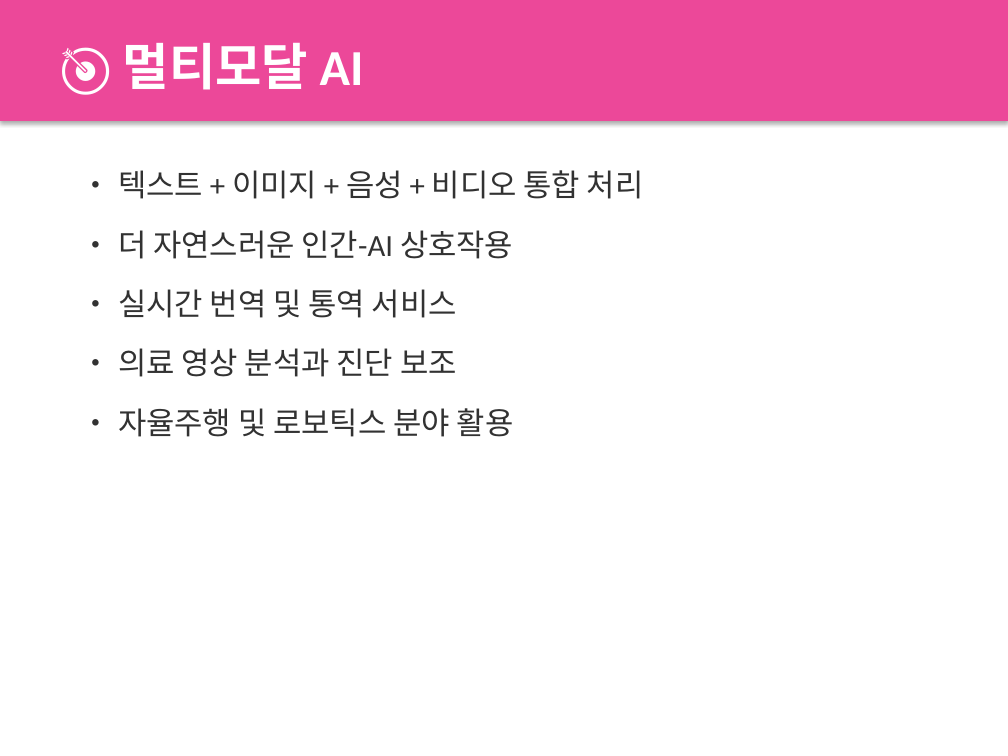
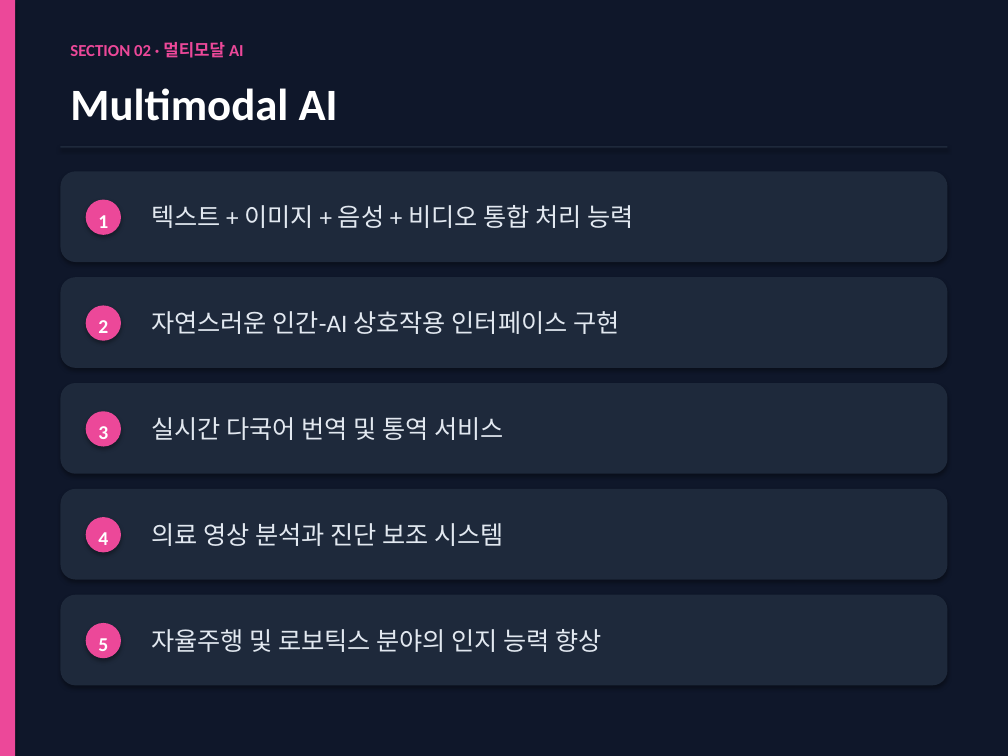
Before and after one commit to lucent77/ClaudeCode, a slide deck: slide 6 of AI_Trends_2025.pptx. Drawn at 1008x756 pixels with LibreOffice and Linux fonts; fonts in the diff are those of the drawing. Boxes give left, top, right and bottom in pixels: in the first picture for what was removed or moved away, otherwise in the second. Text is boxed around its words. In the diff, an @@ line names an element or a change of style, - is before the commit and + after.

```diff
--- a/AI_Trends_2025.pptx
+++ b/AI_Trends_2025.pptx
@@ rectangle: place and size @@
-rectangle at bbox=[0, 0, 1008, 121]
+rectangle at bbox=[0, 0, 1008, 756]
@@ rectangle at bbox=[0, 0, 1008, 756]: fill #EC4899 to #0F172A @@
@@ rectangle added at bbox=[0, 0, 15, 756], fill #EC4899 @@
@@ text at bbox=[70, 42, 244, 58]: text changed; size 36 to 12 pt; text colour #FFFFFF to #EC4899 @@
-🎯 멀티모달 AI
+SECTION 02 · 멀티모달 AI
@@ text added at bbox=[70, 88, 338, 121], 32 pt, text #FFFFFF, bold @@
+Multimodal AI
@@ rectangle added at bbox=[60, 146, 948, 147], fill #1E293B @@
@@ rounded rectangle added at bbox=[60, 171, 948, 262], fill #1E293B @@
@@ text removed at bbox=[118, 170, 644, 437] @@
-• 텍스트 + 이미지 + 음성 + 비디오 통합 처리
-• 더 자연스러운 인간-AI 상호작용
-• 실시간 번역 및 통역 서비스
-• 의료 영상 분석과 진단 보조
-• 자율주행 및 로보틱스 분야 활용
@@ ellipse added at bbox=[86, 200, 121, 235], fill #EC4899 @@
@@ text added at bbox=[151, 205, 633, 228], 18 pt, text #E2E8F0 @@
+텍스트 + 이미지 + 음성 + 비디오 통합 처리 능력
@@ text added at bbox=[98, 215, 108, 228], 14 pt, text #FFFFFF, bold @@
+1
@@ rounded rectangle added at bbox=[60, 277, 948, 368], fill #1E293B @@
@@ ellipse added at bbox=[86, 305, 121, 341], fill #EC4899 @@
@@ text added at bbox=[98, 320, 108, 333], 14 pt, text #FFFFFF, bold @@
+2
@@ text added at bbox=[151, 311, 619, 334], 18 pt, text #E2E8F0 @@
+자연스러운 인간-AI 상호작용 인터페이스 구현
@@ rounded rectangle added at bbox=[60, 383, 948, 474], fill #1E293B @@
@@ ellipse added at bbox=[86, 411, 121, 447], fill #EC4899 @@
@@ text added at bbox=[151, 417, 504, 440], 18 pt, text #E2E8F0 @@
+실시간 다국어 번역 및 통역 서비스
@@ text added at bbox=[98, 426, 108, 439], 14 pt, text #FFFFFF, bold @@
+3
@@ rounded rectangle added at bbox=[60, 489, 948, 580], fill #1E293B @@
@@ ellipse added at bbox=[86, 517, 121, 552], fill #EC4899 @@
@@ text added at bbox=[98, 532, 108, 545], 14 pt, text #FFFFFF, bold @@
+4
@@ text added at bbox=[151, 523, 504, 546], 18 pt, text #E2E8F0 @@
+의료 영상 분석과 진단 보조 시스템
@@ rounded rectangle added at bbox=[60, 595, 948, 685], fill #1E293B @@
@@ ellipse added at bbox=[86, 623, 121, 658], fill #EC4899 @@
@@ text added at bbox=[151, 629, 602, 652], 18 pt, text #E2E8F0 @@
+자율주행 및 로보틱스 분야의 인지 능력 향상
@@ text added at bbox=[98, 638, 108, 651], 14 pt, text #FFFFFF, bold @@
+5
```
Also in this commit, not shown: 15 other slides changed, 1 slide added, 1 slide removed, 1 other file.
